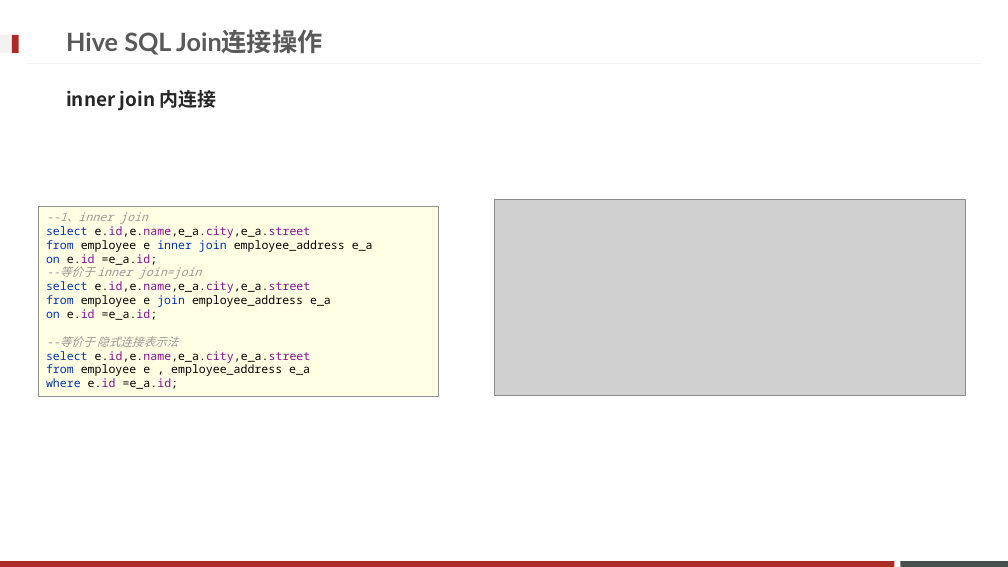
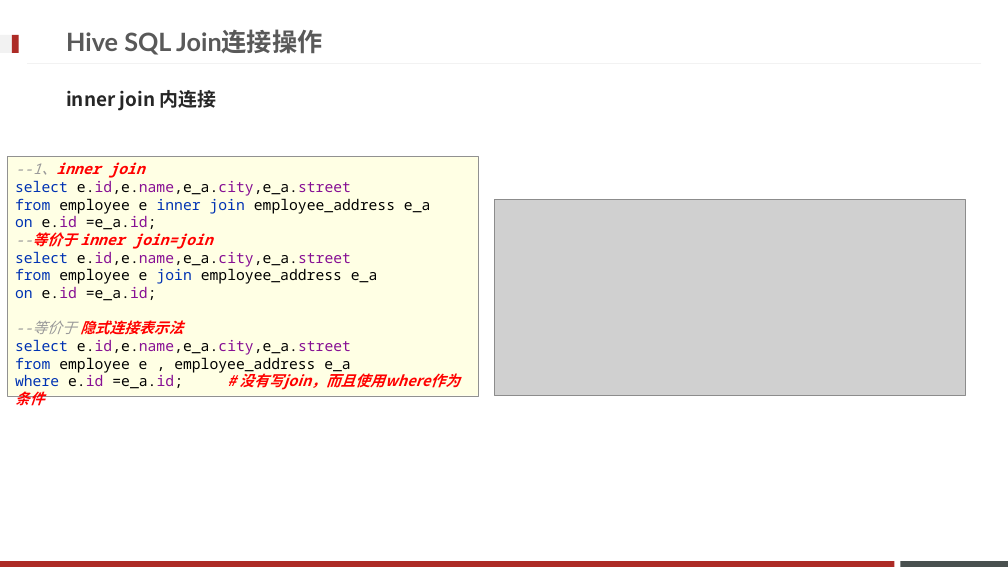
Before and after one commit to Legolas9999/big_data, a slide deck: slide 51 of Hadoop/大数据离线阶段--07.pptx. Drawn at 1008x567 pixels with LibreOffice and Linux fonts; fonts in the diff are those of the drawing; grey boxes stand for pictures; background and template pictures are left out. Boxes give left, top, right and bottom in pixels: in the first picture for what was removed or moved away, otherwise in the second. Text is boxed around its words. In the diff, an @@ line names an element or a change of style, - is before the commit and + after.

```diff
--- a/Hadoop/大数据离线阶段--07.pptx
+++ b/Hadoop/大数据离线阶段--07.pptx
@@ rectangle "--1、inner join select e.id,e.name,e_a.city,e_a.street from ...": place and size @@
-rectangle "--1、inner join select e.id,e.name,e_a.city,e_a.street from ..." at [39, 206, 439, 396]
+rectangle "--1、inner join select e.id,e.name,e_a.city,e_a.street from ..." at [8, 157, 479, 395]
@@ text in rectangle at [15, 162, 460, 390]: text changed; size 11 to 14 pt @@
---1、inner join
-select e.id,e.name,e_a.city,e_a.street
-from employee e inner join employee_address e_a
-on e.id =e_a.id;
---等价于 inner join=join
-select e.id,e.name,e_a.city,e_a.street
-from employee e join employee_address e_a
-on e.id =e_a.id;
---等价于 隐式连接表示法
-select e.id,e.name,e_a.city,e_a.street
-from employee e , employee_address e_a
-where e.id =e_a.id;
+--1、inner join
+select e.id,e.name,e_a.city,e_a.street
+from employee e inner join employee_address e_a
+on e.id =e_a.id;
+--等价于 inner join=join
+select e.id,e.name,e_a.city,e_a.street
+from employee e join employee_address e_a
+on e.id =e_a.id;
+--等价于 隐式连接表示法
+select e.id,e.name,e_a.city,e_a.street
+from employee e , employee_address e_a
+where e.id =e_a.id; # 没有写join，而且使用where作为条件
```
Also in this commit, not shown: 11 other slides changed.
